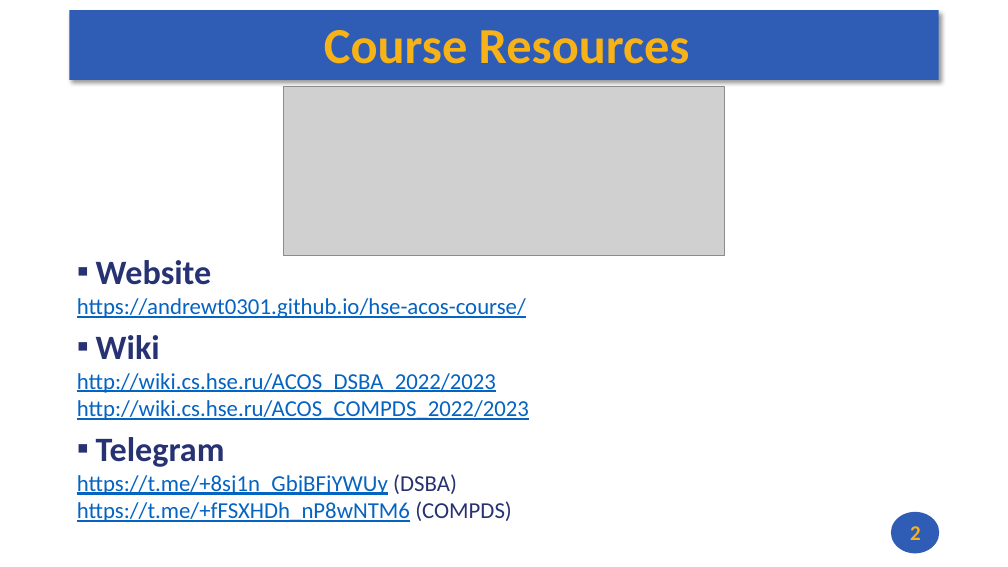
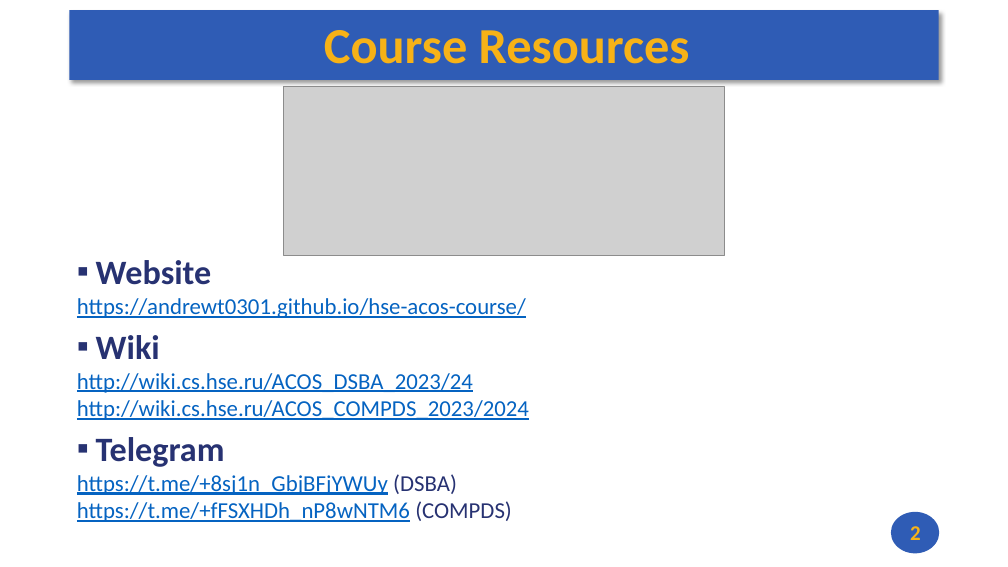
Before and after one commit to andrewt0301/hse-acos-course, a slide deck: slide 2 of docs/part1ca/01_Introduction/CA_Lecture_01.pptx. Drawn at 1008x567 pixels with LibreOffice and Linux fonts; fonts in the diff are those of the drawing; grey boxes stand for pictures. Boxes give left, top, right and bottom in pixels: in the first picture for what was removed or moved away, otherwise in the second. Text is boxed around its words. In the diff, an @@ line names an element or a change of style, - is before the commit and + after.

```diff
--- a/docs/part1ca/01_Introduction/CA_Lecture_01.pptx
+++ b/docs/part1ca/01_Introduction/CA_Lecture_01.pptx
@@ text at (x1=77, y1=373, x2=529, y2=420): text changed @@
-http://wiki.cs.hse.ru/ACOS_DSBA_2022/2023
-http://wiki.cs.hse.ru/ACOS_COMPDS_2022/2023
+http://wiki.cs.hse.ru/ACOS_DSBA_2023/24
+http://wiki.cs.hse.ru/ACOS_COMPDS_2023/2024
```
Also in this commit, not shown: 1 other slide changed, 1 slide added, 1 other file.
